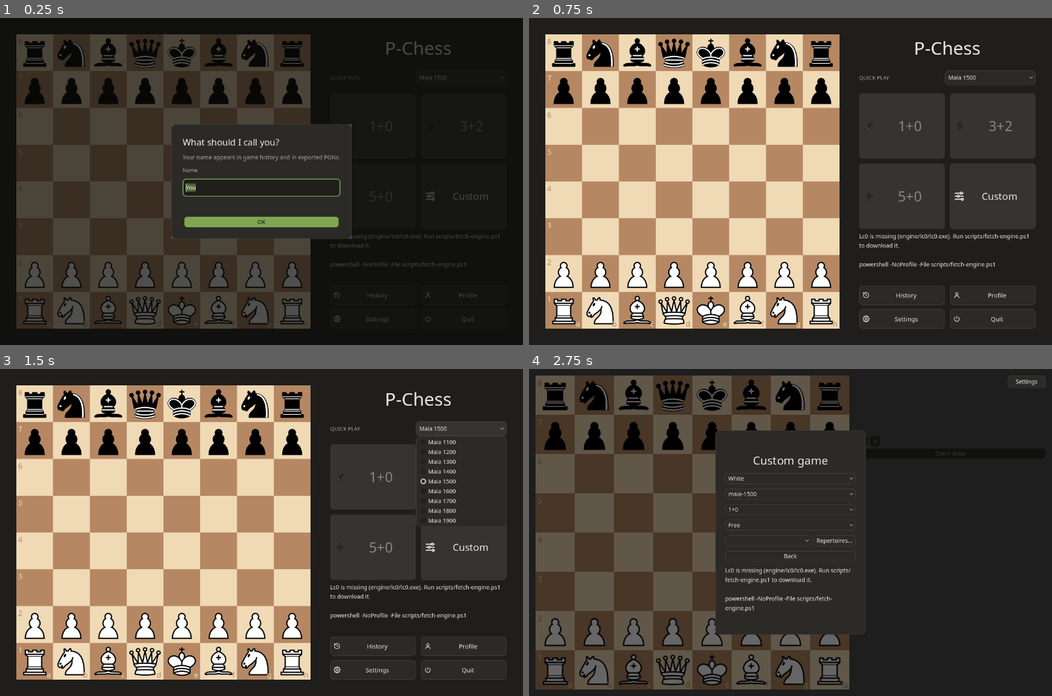
Above: before the commit, frames 1-4 (two rows, left to right).
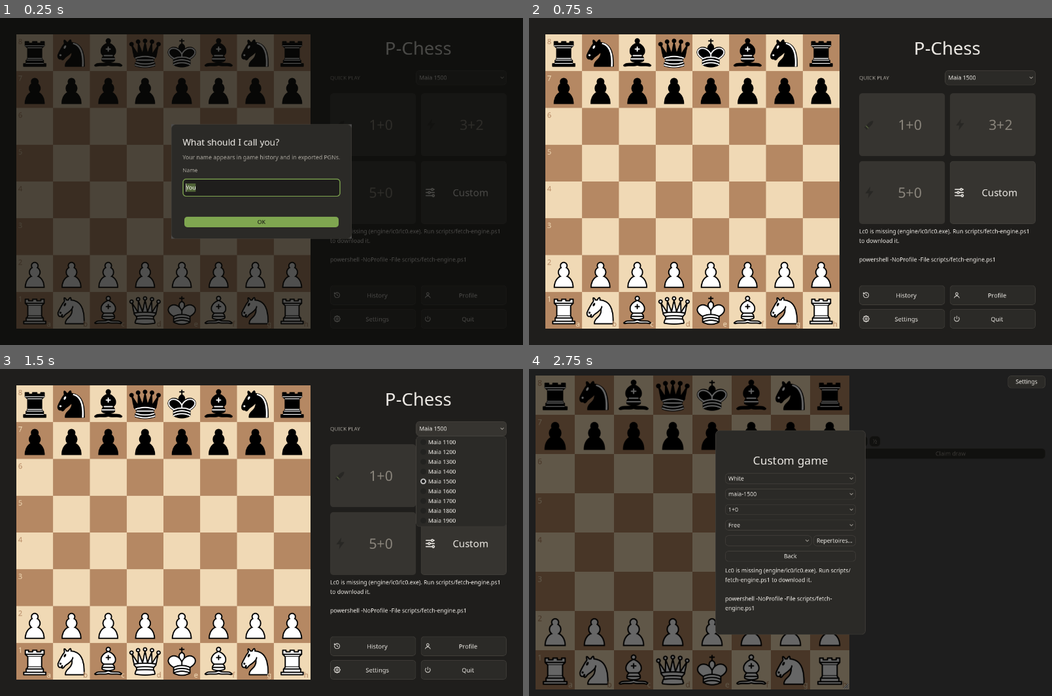
Above: after the commit, the same moments.

Repository: Laginho/P-Chess
Game: Godot game, scene res://ui/main.tscn
The game is run twice, just before and just after one commit, with the same random seed, the same clock (stepped at 60 frames per second) and the same inputs.
Inputs:
- Up to frame 1 (0.25 s): no input
- Up to frame 2 (0.75 s): click "OK" at 0.5 s
- Up to frame 3 (1.5 s): click "Maia 1500" at 1.25 s
- Up to frame 4 (2.75 s): click "Custom" at 2 s

The runs differ from the first frame. In frame 1, 0.6% of the frame differs, in the area x 63-96%, y 52-77%; in frame 2, 1.3%, in the area x 63-97%, y 31-77%; in frame 3, 1.2%; in frame 4, nothing differs.

Commit message:
fix: keep engine guidance clear of navigation (UI-022)
Reserve space for recovery instructions at the minimum window size.

Diff:
--- a/ui/home.gd
+++ b/ui/home.gd
@@ -30,7 +30,10 @@
 	form.size = Vector2(size.x - form.position.x - margin, size.y - margin * 2)
 	var width := form.size.x
 	var row := (width - 12) / 2
+	var missing: Label = form.get_node("Missing")
 	var large := minf(160, (form.size.y - 270) / 2)
+	if missing.visible:
+		large = minf(large, maxf(36, (form.size.y - 412) / 2))
 	form.get_node("Title").position = Vector2(0, 0)
 	form.get_node("Title").size = Vector2(width, 65)
 	form.get_node("QuickLabel").position = Vector2(0, 88)
@@ -51,9 +54,8 @@
 		var button: Button = form.get_node(["History", "Profile", "Settings", "Quit"][i])
 		button.position = Vector2((i % 2) * (row + 12), form.size.y - 106 + (i / 2) * 58)
 		button.size = Vector2(row, 48)
-	var missing: Label = form.get_node("Missing")
 	missing.position = Vector2(0, 144 + large * 2 + 20)
-	missing.size = Vector2(width, maxf(0, form.size.y - 270 - large * 2))
+	missing.size = Vector2(width, maxf(0, form.size.y - 114 - missing.position.y))
 
 
 func configure(preferences) -> void:
@@ -100,6 +102,7 @@
 func show_missing(message: String) -> void:
 	$Center/Form/Missing.text = message + "\n\npowershell -NoProfile -File scripts/fetch-engine.ps1"
 	$Center/Form/Missing.show()
+	_layout_home()
 	for button in $Center/Form/Quick.get_children():
 		button.disabled = true
 
